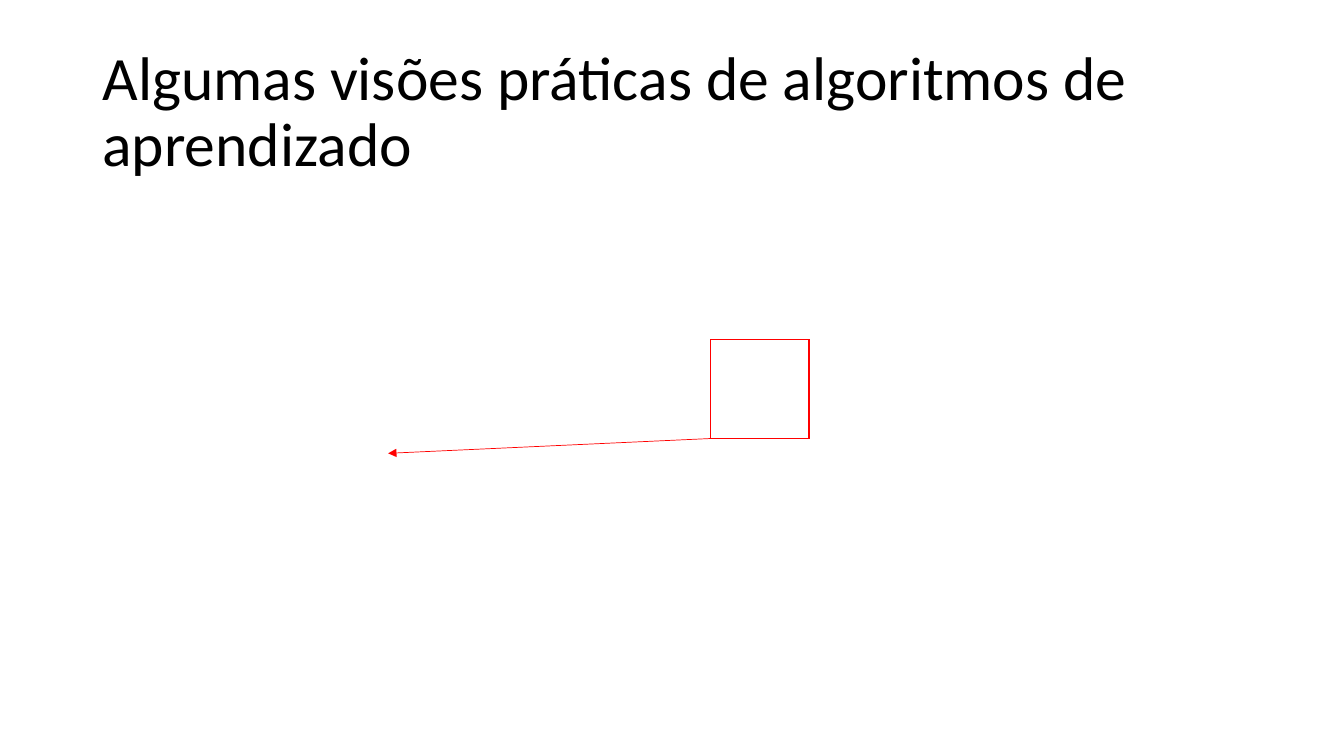
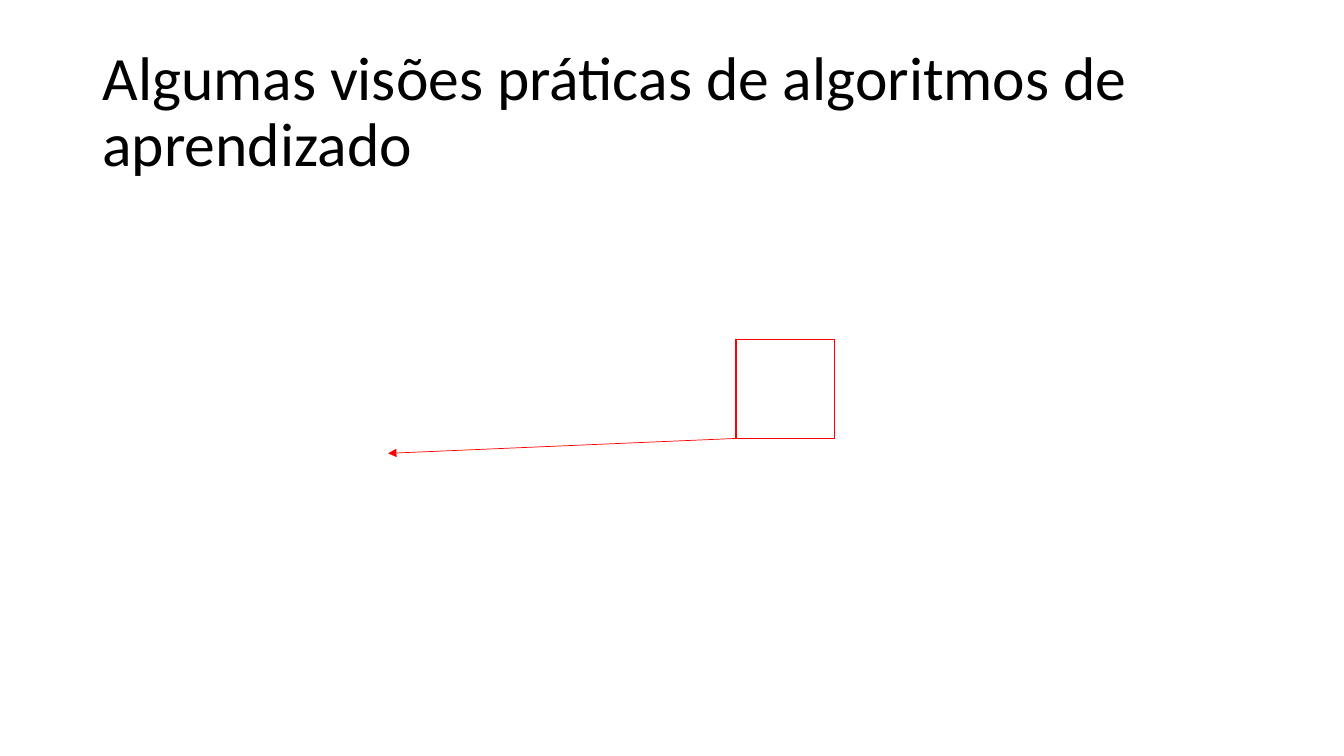
Before and after one commit to zz4fap/t320_aprendizado_de_maquina, a slide deck: slide 5 of slides/T320_Redes_Neurais_Artificiais (Parte IV).pptx. Drawn at 1344x756 pixels with LibreOffice and Linux fonts; fonts in the diff are those of the drawing; grey boxes stand for pictures. Boxes give left, top, right and bottom in pixels: in the first picture for what was removed or moved away, otherwise in the second. Text is boxed around its words. In the diff, an @@ line names an element or a change of style, - is before the commit and + after.

```diff
--- a/slides/T320_Redes_Neurais_Artificiais (Parte IV).pptx
+++ b/slides/T320_Redes_Neurais_Artificiais (Parte IV).pptx
@@ rectangle: place and size @@
-rectangle at (711,340,810,439)
+rectangle at (736,340,835,439)
@@ arrow moved from (713, 439) - (388, 454) to (736, 439) - (388, 454) @@
```
Also in this commit, not shown: 1 other slide changed, 4 other files.
